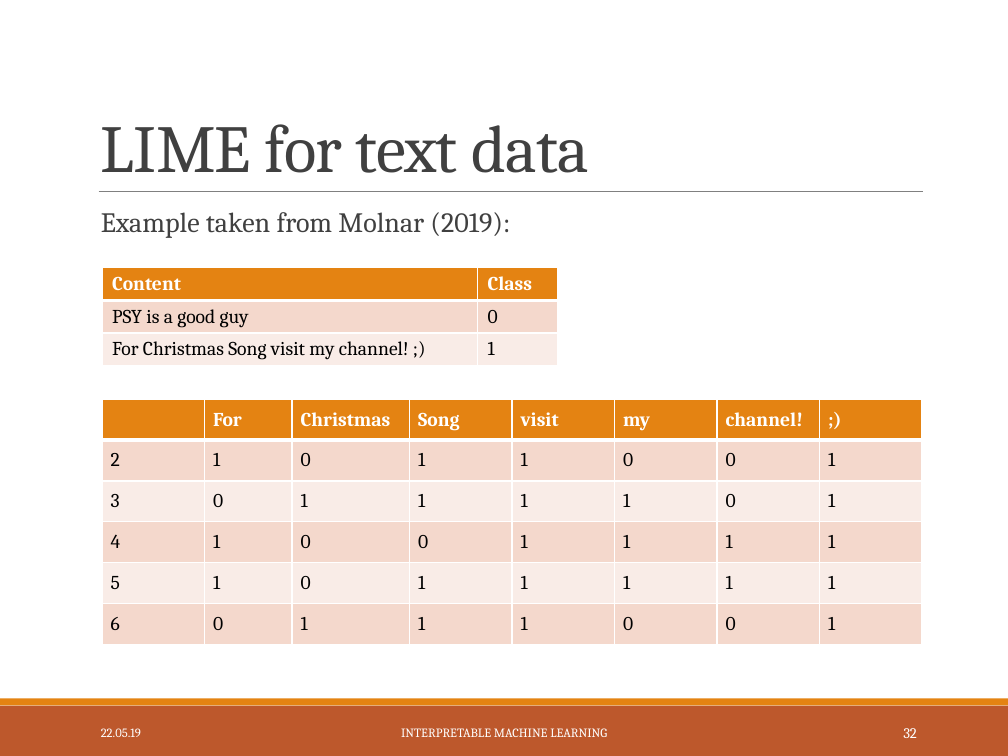
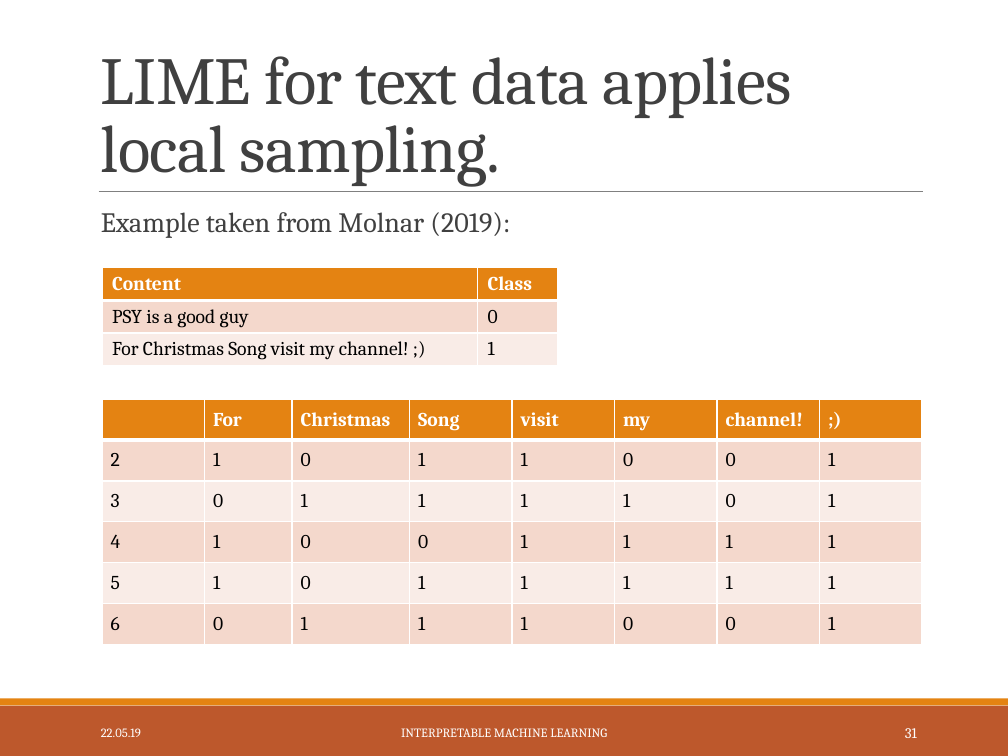
Before and after one commit to slds-lmu/iml_methods_limitations, a slide deck: slide 32 of Slides/LIME-neighbourhood.pptx (slide 33 before the commit). Drawn at 1008x756 pixels with LibreOffice and Linux fonts; fonts in the diff are those of the drawing. Boxes give left, top, right and bottom in pixels: in the first picture for what was removed or moved away, otherwise in the second. Text is boxed around its words. In the diff, an @@ line names an element or a change of style, - is before the commit and + after.

```diff
--- a/Slides/LIME-neighbourhood.pptx
+++ b/Slides/LIME-neighbourhood.pptx
@@ title at [101, 56, 792, 187]: text changed @@
-LIME for text data
+LIME for text data applies local sampling.
@@ page number at [905, 728, 917, 738]: text changed @@
-32
+31
```
Also in this commit, not shown: 8 other slides changed, 1 slide removed, 14 other files.
